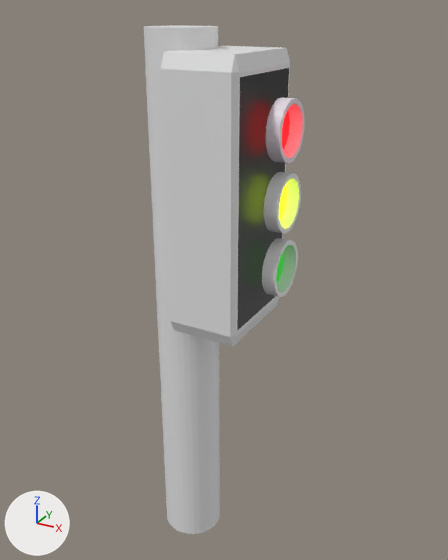
An edit to the FBX model Assets/Models/uk_traffic_light_1.fbx, drawn before and after from the same camera.
One viewpoint serves both versions: a 50 mm camera at (15.6, -27.5, 30.7) aimed at (0.0, 0.8, 16.6). The lights are fixed; the arrows at lower left show +X, +Y and +Z. Where no turn or scale is listed for an object, it has been applied to the vertices.

The older version as bpy lines, for what is in view:
```python
ob_circle = bpy.data.objects.new('Circle', me_circle)
ob_circle.location = (3.37, 0.25, 25.35)
ob_circle_001 = bpy.data.objects.new('Circle.001', me_circle_006)
ob_circle_001.location = (3.37, 0.25, 21.78)
ob_circle_002 = bpy.data.objects.new('Circle.002', me_circle_007)
ob_circle_002.location = (3.37, 0.25, 18.28)
ob_cube = bpy.data.objects.new('Cube', me_cube_002)
ob_cube.location = (0.78, -0.11, 21.85)
ob_cylinder = bpy.data.objects.new('Cylinder', me_cylinder)
ob_cylinder.location = (-1.82, -0.11, 1.18)
```
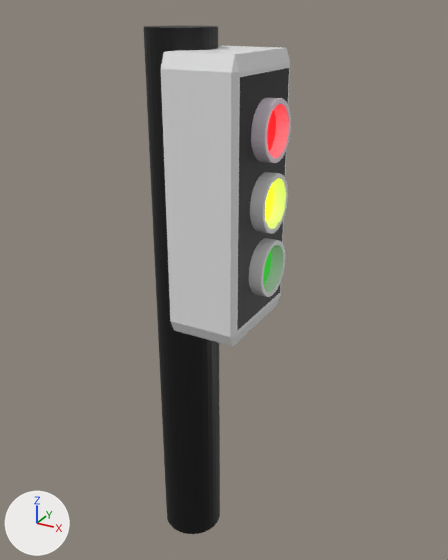
Pixel boxes (x1, y1, x2, y2) of what changed, in the pictures (448 x 560 px):
'Cylinder', recoloured (grey to black)
    both: (143, 26, 220, 534)
'Circle', moved
    before: (266, 97, 305, 163)
    after: (251, 98, 291, 163)
'Circle.001', moved
    before: (264, 172, 301, 233)
    after: (250, 172, 288, 234)
'Circle.002', moved
    before: (262, 238, 298, 297)
    after: (249, 238, 285, 297)

Diff of the bpy script that builds the scene:
```diff
--- a/Assets/Models/uk_traffic_light_1.fbx.py
+++ b/Assets/Models/uk_traffic_light_1.fbx.py
@@ mat_material_009 @@
+mat_material_009 = principled_material('Material.009')
+mat_material_009.base_color = (0.0, 0.0, 0.0)  # black #000000
@@ me_cylinder @@
 me_cylinder.from_pydata(...)  # 128 vertices, 98 faces; spans x -1.8..1.8, y -1.8..1.8, z -2.0..28.7
+me_cylinder.materials.append(mat_material_009)  # black #000000
@@ ob_circle_002 @@
 ob_circle_002 = bpy.data.objects.new('Circle.002', me_circle_007)
-ob_circle_002.location = (3.37, 0.25, 18.28)
+ob_circle_002.location = (2.79, -0.08, 18.28)
@@ ob_circle_001 @@
 ob_circle_001 = bpy.data.objects.new('Circle.001', me_circle_006)
-ob_circle_001.location = (3.37, 0.25, 21.78)
+ob_circle_001.location = (2.79, -0.08, 21.78)
@@ ob_circle @@
 ob_circle = bpy.data.objects.new('Circle', me_circle)
-ob_circle.location = (3.37, 0.25, 25.35)
+ob_circle.location = (2.79, -0.08, 25.35)
```
